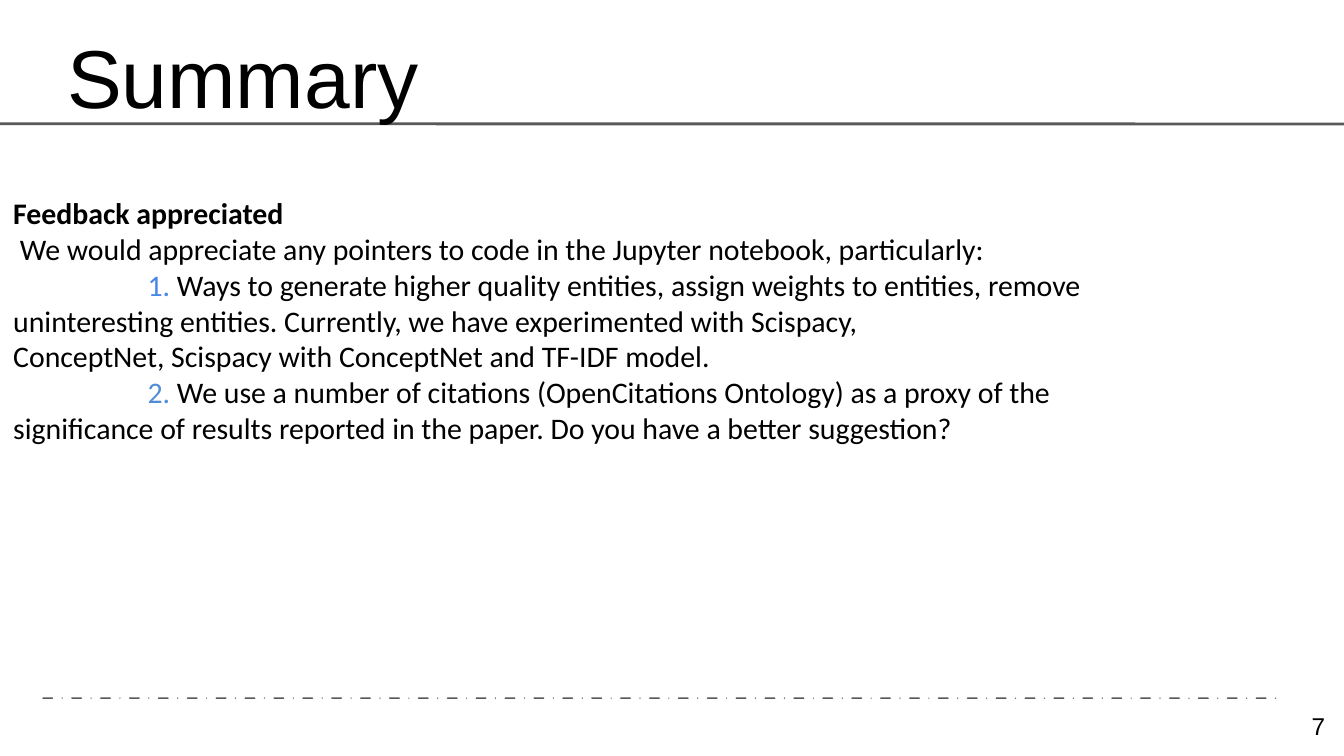
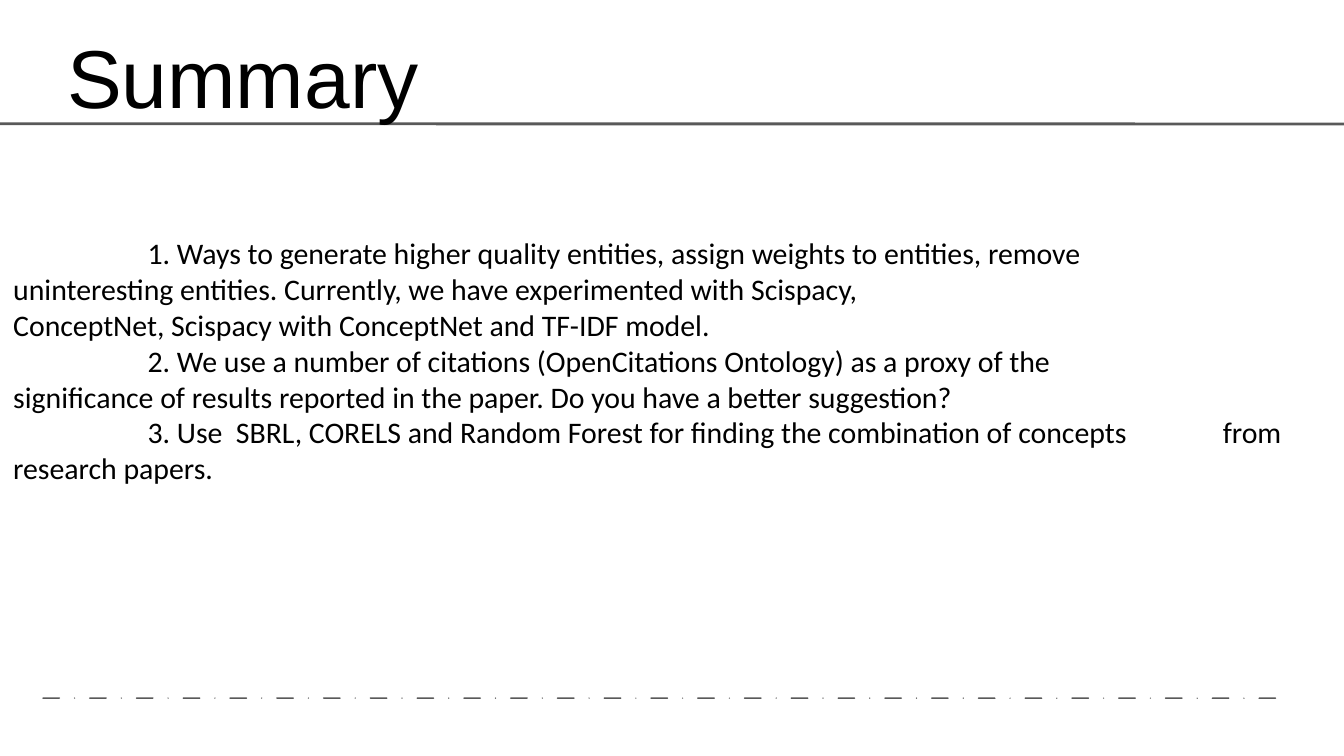
Before and after one commit to corei5/Entity-Based-Document-Classification-on-the-CORD---19-Corpus, a slide deck: slide 7 of Entity-Based Document Classification on the CORD- 19 Corpus.pptx. Drawn at 1344x756 pixels with LibreOffice and Linux fonts; fonts in the diff are those of the drawing. Boxes give left, top, right and bottom in pixels: in the first picture for what was removed or moved away, otherwise in the second. Text is boxed around its words. In the diff, an @@ line names an element or a change of style, - is before the commit and + after.

```diff
--- a/Entity-Based Document Classification on the CORD- 19 Corpus.pptx
+++ b/Entity-Based Document Classification on the CORD- 19 Corpus.pptx
@@ text at (13, 203, 984, 265): paragraphs removed @@
-Feedback appreciated
-We would appreciate any pointers to code in the Jupyter notebook, particularly:
@@ text at (13, 243, 1080, 413): text colour #4A86E8 to #000000 in "1."; text colour #538CD5 to #000000 in "2." @@
@@ text at (13, 422, 1126, 484): paragraph added @@
+3. Use SBRL, CORELS and Random Forest for finding the combination of concepts from research papers.
@@ page number removed at (1312, 718, 1326, 735) @@
-7
```
Also in this commit, not shown: 7 other slides changed.
